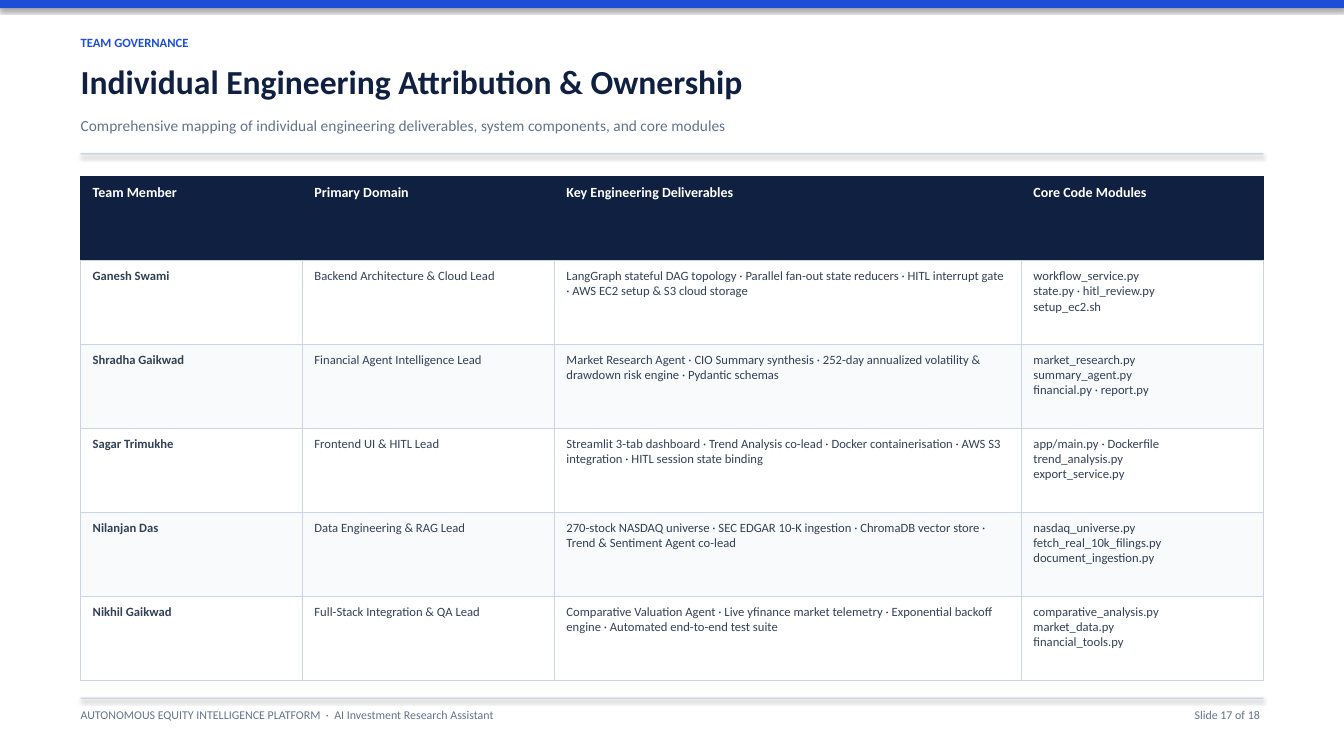
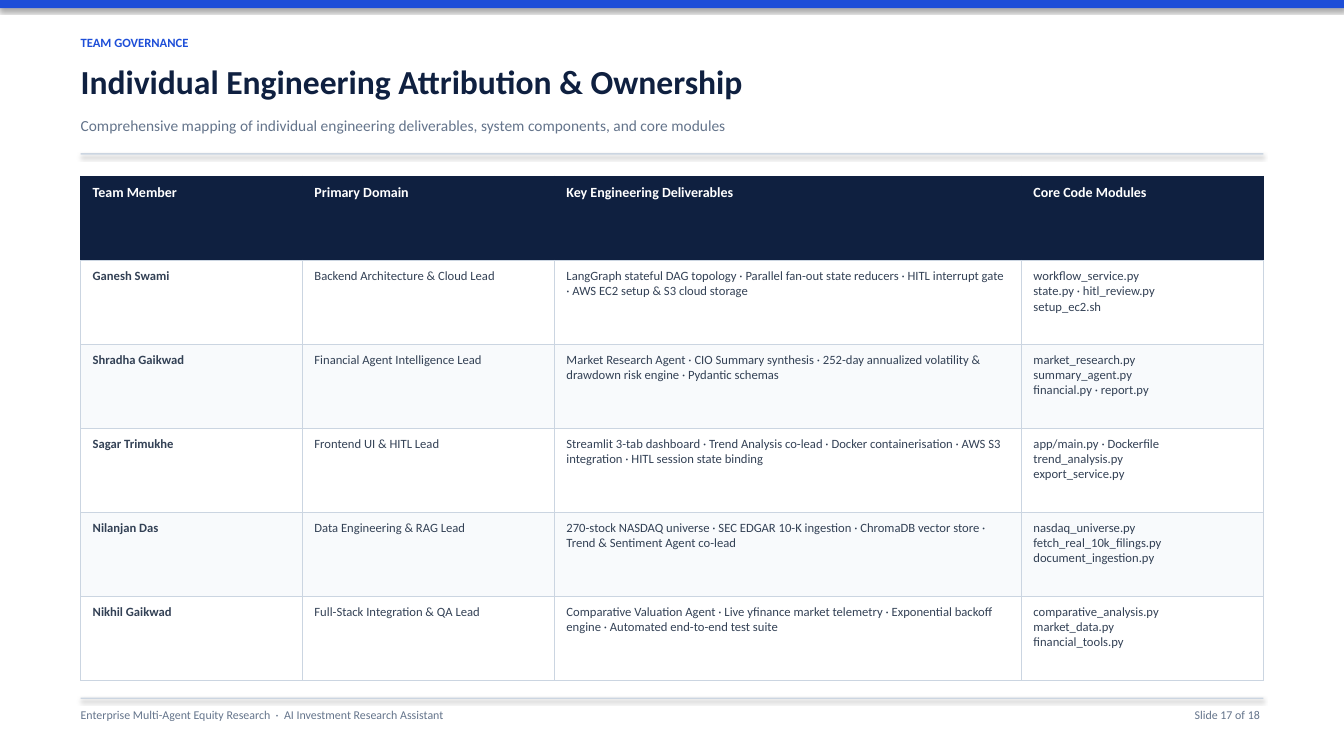
Before and after one commit to SagarTrimukhe/ai-investment-research-assistant, a slide deck: slide 17 of CAPSTONE_PROJECT_PRESENTATION.pptx. Drawn at 1344x756 pixels with LibreOffice and Linux fonts; fonts in the diff are those of the drawing. Boxes give left, top, right and bottom in pixels: in the first picture for what was removed or moved away, otherwise in the second. Text is boxed around its words. In the diff, an @@ line names an element or a change of style, - is before the commit and + after.

```diff
--- a/CAPSTONE_PROJECT_PRESENTATION.pptx
+++ b/CAPSTONE_PROJECT_PRESENTATION.pptx
@@ text at (81,711,443,721): text changed @@
-AUTONOMOUS EQUITY INTELLIGENCE PLATFORM · AI Investment Research Assistant
+Enterprise Multi-Agent Equity Research · AI Investment Research Assistant
```
Also in this commit, not shown: 17 other slides changed, 3 other files.
